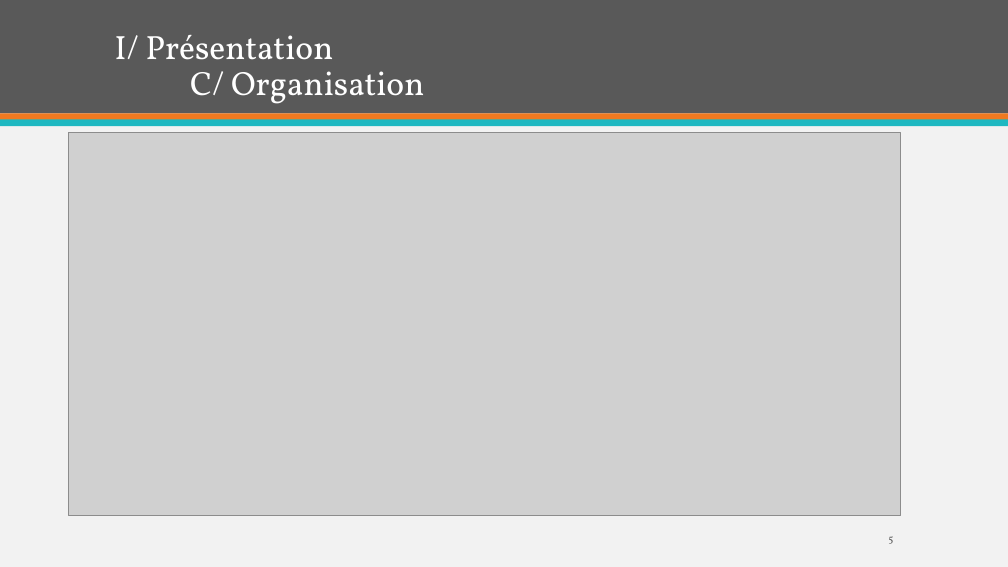
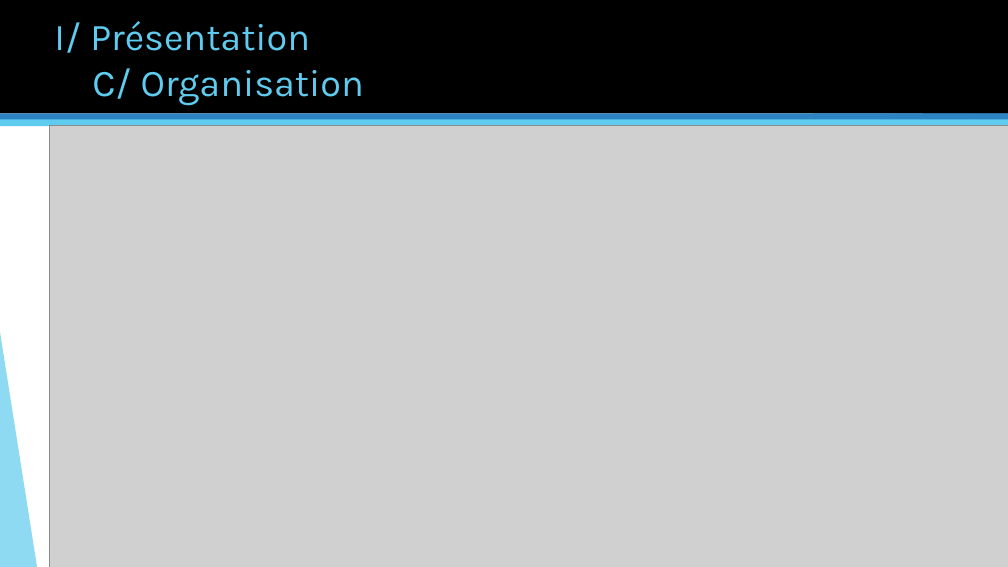
Before and after one commit to miyujach/Projet-Robot, a slide deck: slide 5 of Projet Robot.pptm. Drawn at 1008x567 pixels with LibreOffice and Linux fonts; fonts in the diff are those of the drawing; grey boxes stand for pictures. Boxes give left, top, right and bottom in pixels: in the first picture for what was removed or moved away, otherwise in the second. Text is boxed around its words. In the diff, an @@ line names an element or a change of style, - is before the commit and + after.

```diff
--- a/Projet Robot.pptm
+++ b/Projet Robot.pptm
@@ background #F2F2F2 to #FFFFFF @@
@@ rectangle at [0,0,1008,113]: fill #595959 to #000000 @@
@@ title "I/ Présentation C/ Organisation": place and size @@
-title "I/ Présentation C/ Organisation" at [115,35,424,104]
+title "I/ Présentation C/ Organisation" at [54,21,364,105]
@@ title "I/ Présentation C/ Organisation" at [54,21,364,105]: size 32 to 36 pt, font Vollkorn to Karla, text colour #FFFFFF to #5FCBEF; line spacing 0.9 to 1; vertical alignment bottom to top @@
@@ rectangle at [0,113,1008,120]: fill #EF7920 to #2E83C3 @@
@@ rectangle at [0,119,1008,126]: fill #1EB8C1 to #5FCBEF @@
@@ picture: place and size @@
-picture at [69,132,901,516]
+picture at [49,126,1008,567]
@@ group added at [0,0,1008,567]: 5 freeform shapes, 3 triangles, 2 lines @@
@@ page number removed at [888,536,893,544] @@
-5
```
Also in this commit, not shown: 12 other slides changed.
